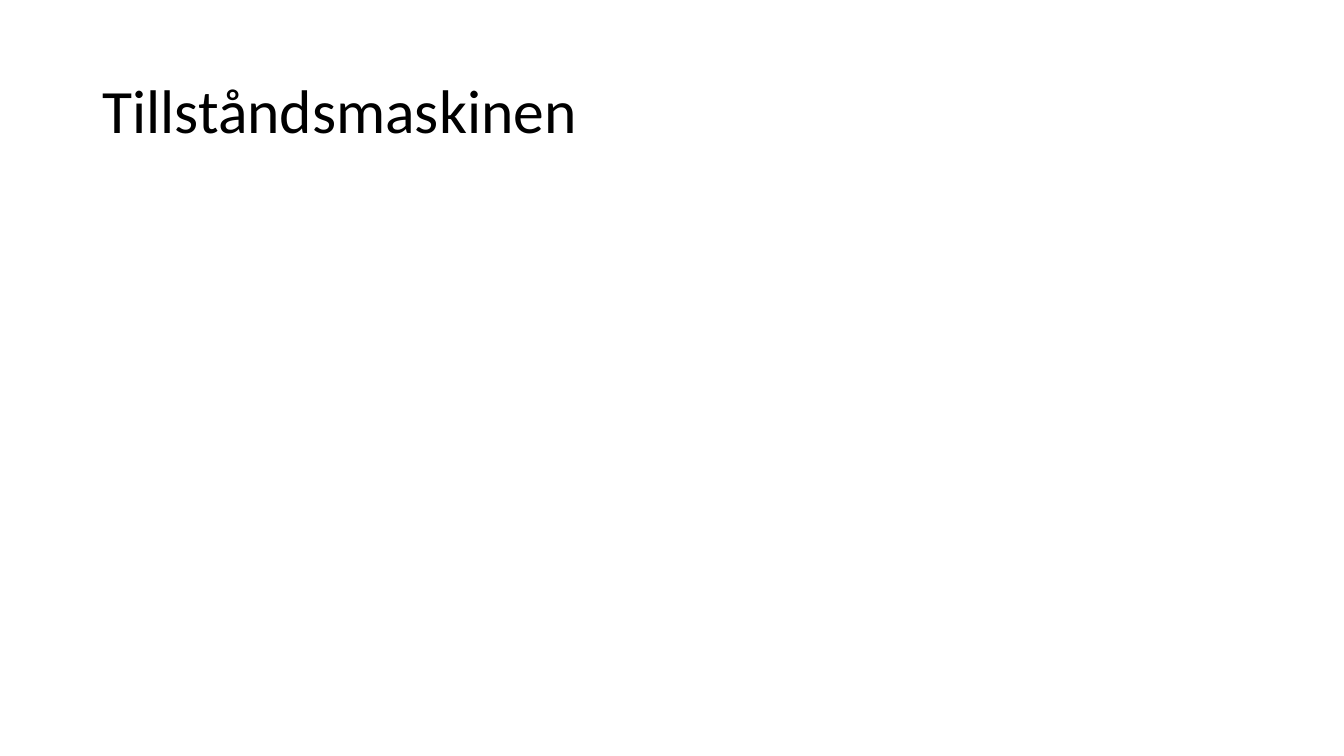
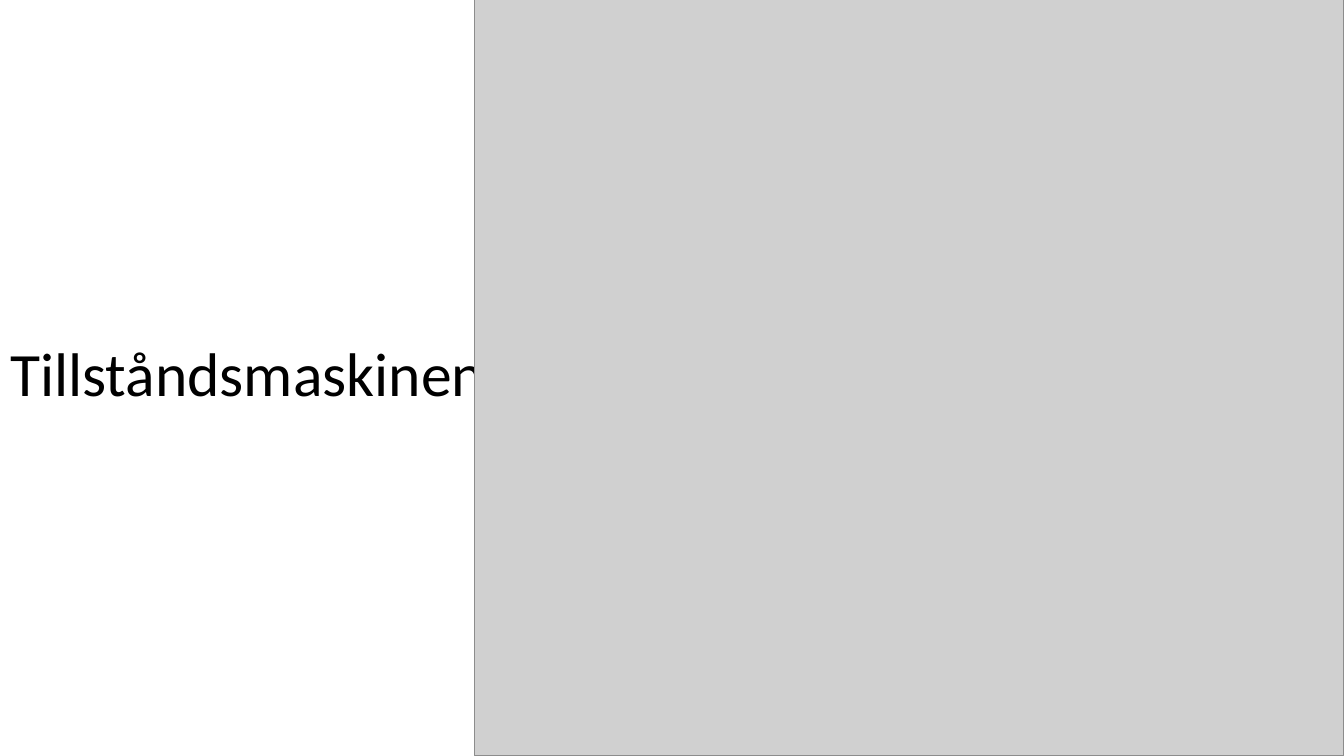
Before and after one commit to fyrtio2/projektINTE, a slide deck: slide 19 of 01 Dokumentation/slutredovisning.pptx (slide 18 before the commit). Drawn at 1344x756 pixels with LibreOffice and Linux fonts; fonts in the diff are those of the drawing; grey boxes stand for pictures. Boxes give left, top, right and bottom in pixels: in the first picture for what was removed or moved away, otherwise in the second. Text is boxed around its words. In the diff, an @@ line names an element or a change of style, - is before the commit and + after.

```diff
--- a/01 Dokumentation/slutredovisning.pptx
+++ b/01 Dokumentation/slutredovisning.pptx
@@ picture added at (x1=474, y1=0, x2=1344, y2=756) @@
@@ title "Tillståndsmaskinen" rewrapped from (x1=102, y1=89, x2=576, y2=134) to (x1=10, y1=345, x2=484, y2=411) @@
```
Also in this commit, not shown: 2 other slides changed, 2 slides added, 1 slide removed, 1 other file.
